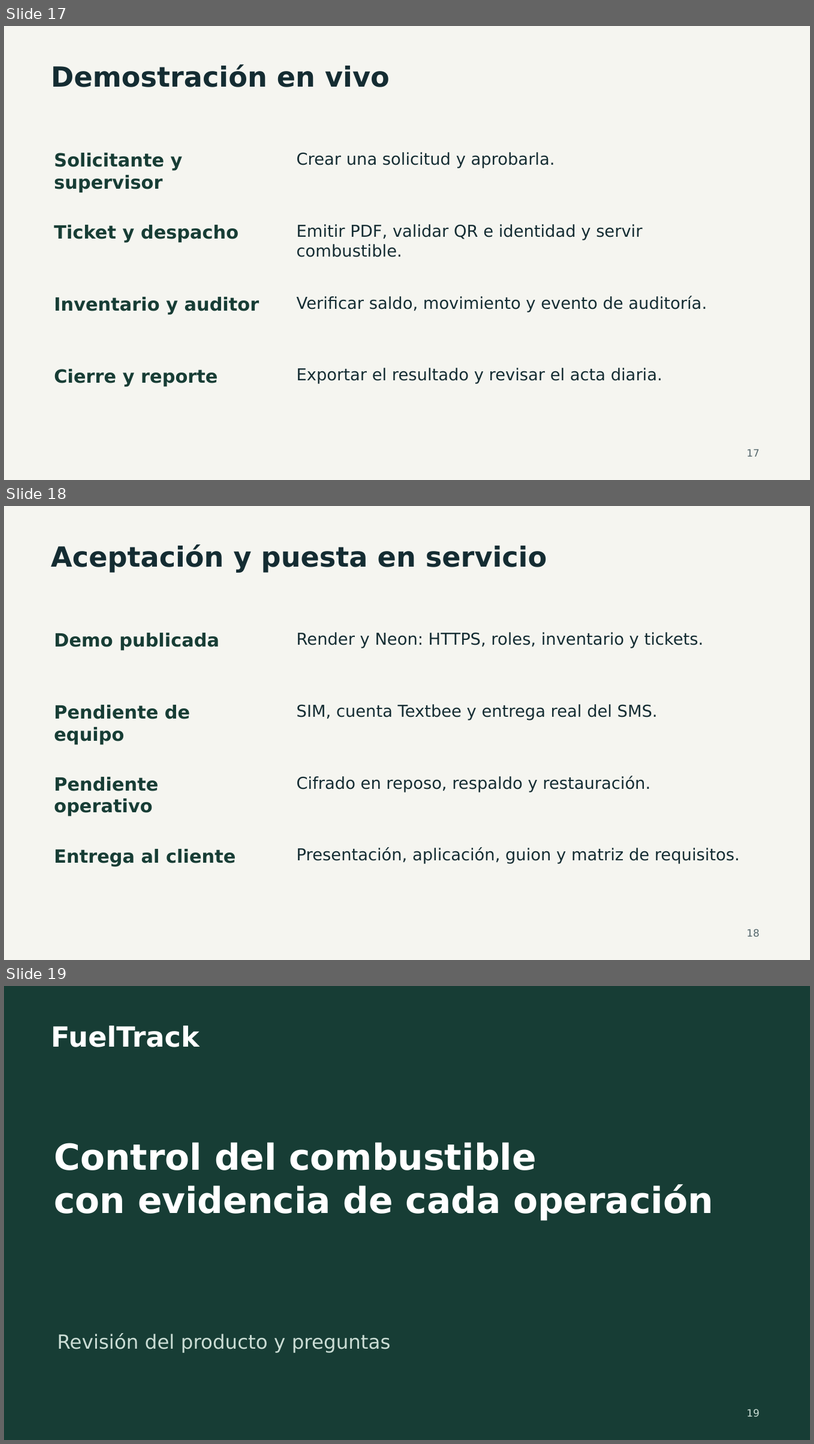
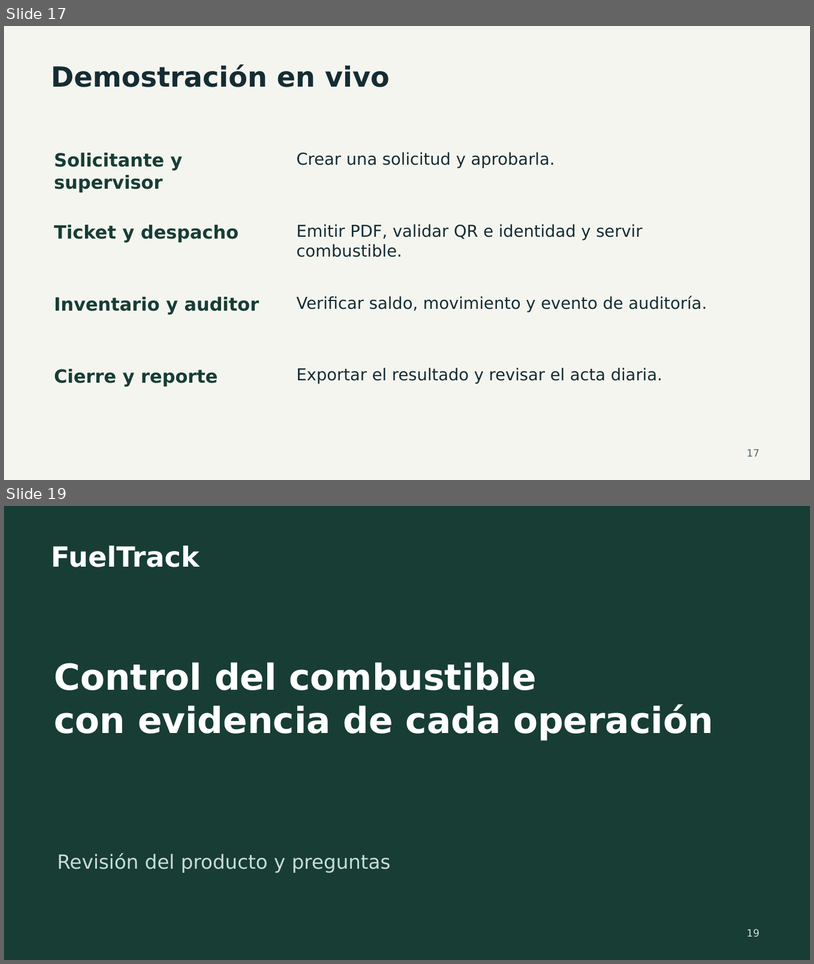
Before and after one commit to Rowlistp/ING-IDS347-01-TENDENCIAS-EN-DESARROLLO-DE-SOFTWARE, a slide deck: docs/presentacion/FuelTrack-Presentacion.pptx. Shown one above the other, each under a label of ours: slides 17, 18 and 19 before the commit, slides 17 and 19 after it; the slides between them are not shown. The pictures are 814x1444 and 814x964 pixels, drawn with LibreOffice and Linux fonts; fonts in the diff are those of the drawing. Boxes give left, top, right and bottom in pixels: in the first picture for what was removed or moved away, otherwise in the second. Text is boxed around its words. In the diff, an @@ line names an element or a change of style, - is before the commit and + after.

Commit message:
Keep local startup independent and prepare client presentation

```diff
--- a/docs/presentacion/FuelTrack-Presentacion.pptx
+++ b/docs/presentacion/FuelTrack-Presentacion.pptx
@@ slide 18 removed at (4, 506, 810, 960), background #F5F5F0 @@
@@ text removed at (51, 544, 547, 573) @@
-Aceptación y puesta en servicio
@@ text removed at (54, 633, 219, 651) @@
-Demo publicada
@@ text removed at (297, 632, 704, 648) @@
-Render y Neon: HTTPS, roles, inventario y tickets.
@@ text removed at (54, 705, 190, 744) @@
-Pendiente de equipo
@@ text removed at (297, 704, 658, 720) @@
-SIM, cuenta Textbee y entrega real del SMS.
@@ text removed at (297, 775, 651, 792) @@
-Cifrado en reposo, respaldo y restauración.
@@ text removed at (54, 777, 158, 816) @@
-Pendiente operativo
@@ text removed at (297, 847, 740, 864) @@
-Presentación, aplicación, guion y matriz de requisitos.
@@ text removed at (54, 849, 236, 866) @@
-Entrega al cliente
@@ text removed at (747, 928, 759, 936) @@
-18
```
Also in this commit, not shown: 15 slides changed, 1 slide added, 10 other files.
